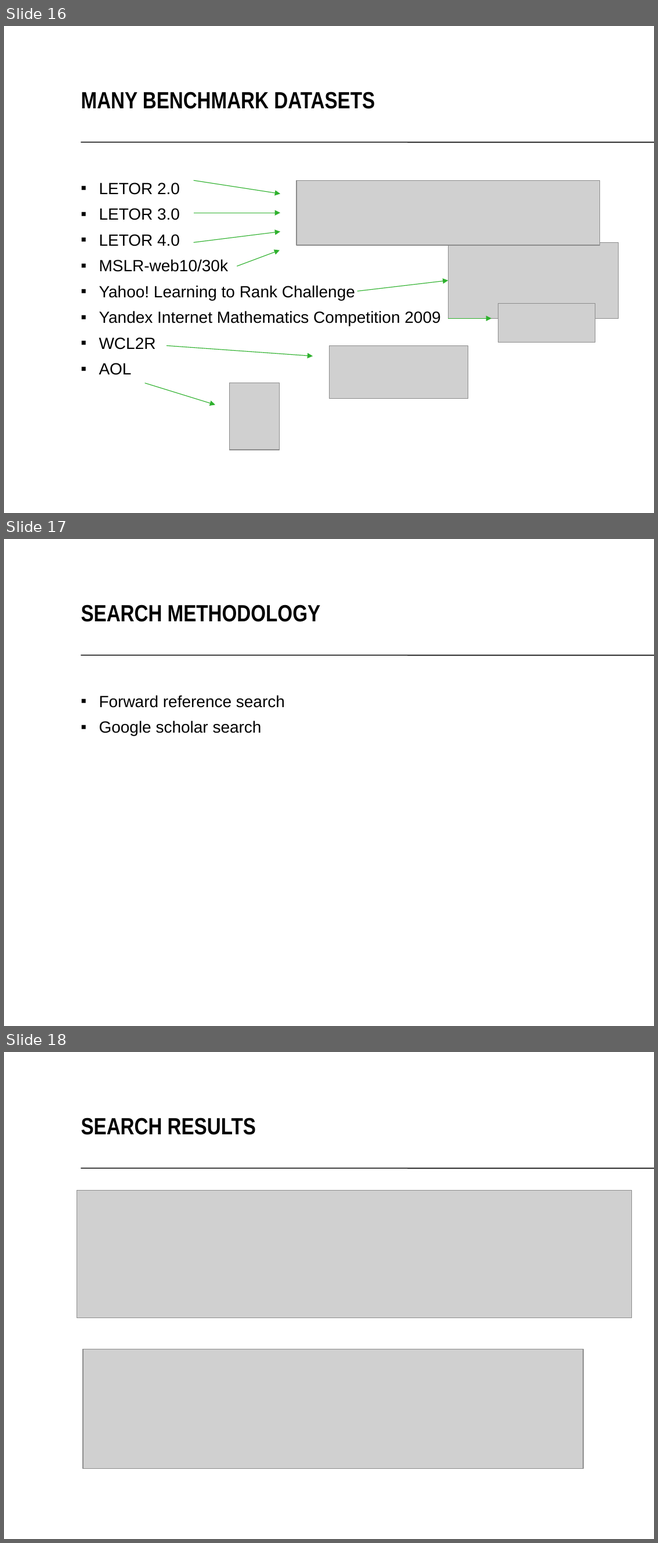
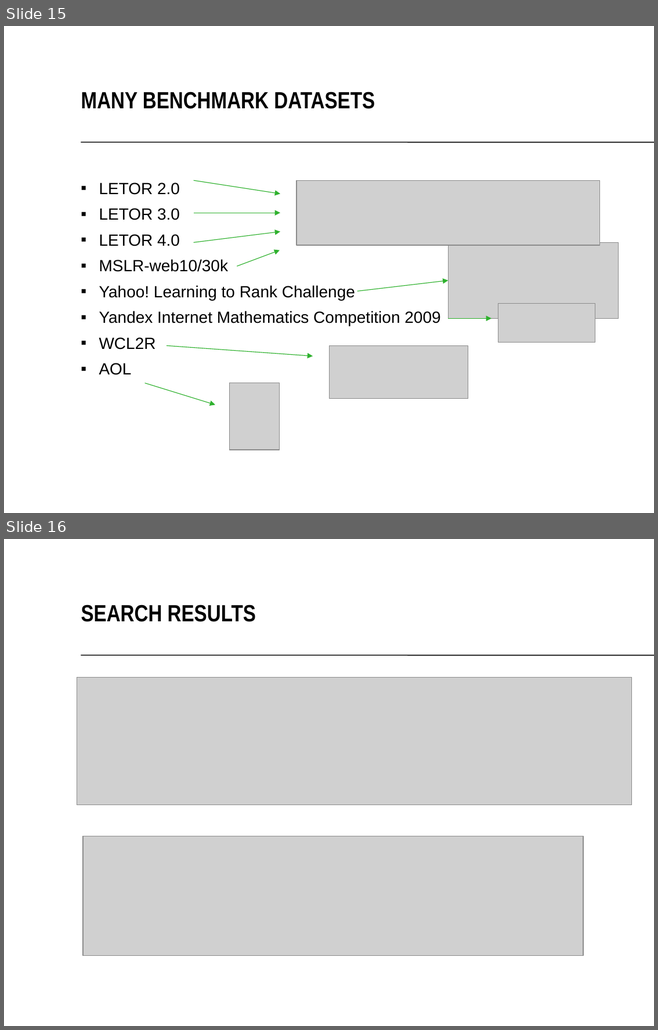
Before and after one commit to TaXxER/Afstuderen, a slide deck: presentation/Scaling Learning to Rank to Big data.pptx. Shown one above the other, each under a label of ours: slides 16, 17 and 18 before the commit, slides 15 and 16 after it. The pictures are 658x1543 and 658x1030 pixels, drawn with LibreOffice and Linux fonts; fonts in the diff are those of the drawing; grey boxes stand for pictures; background and template pictures are left out. Boxes give left, top, right and bottom in pixels: in the first picture for what was removed or moved away, otherwise in the second. Text is boxed around its words. In the diff, an @@ line names an element or a change of style, - is before the commit and + after.

```diff
--- a/presentation/Scaling Learning to Rank to Big data.pptx
+++ b/presentation/Scaling Learning to Rank to Big data.pptx
@@ slide 17 removed at box(4, 539, 654, 1026), background #FFFFFF; not listed: 1 template element that a slide beside it also shows @@
@@ text removed at box(81, 605, 320, 622) @@
-SEARCH METHODOLOGY
@@ text removed at box(99, 695, 285, 736) @@
-▪ Forward reference search
-▪ Google scholar search
@@ what was slide 16 is now slide 15 @@
@@ what was slide 18 is now slide 16 @@
```
Also in this commit, not shown: 1 slide added, 2 other slides removed, 3 other files.
